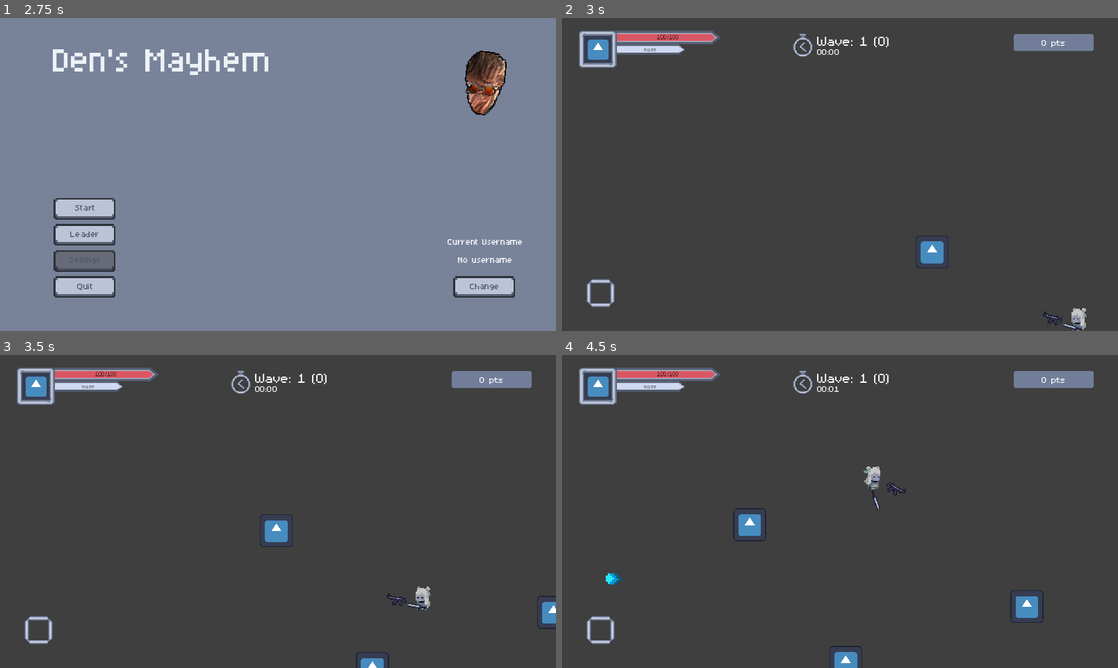
Above: before the commit, frames 1-4 (two rows, left to right).
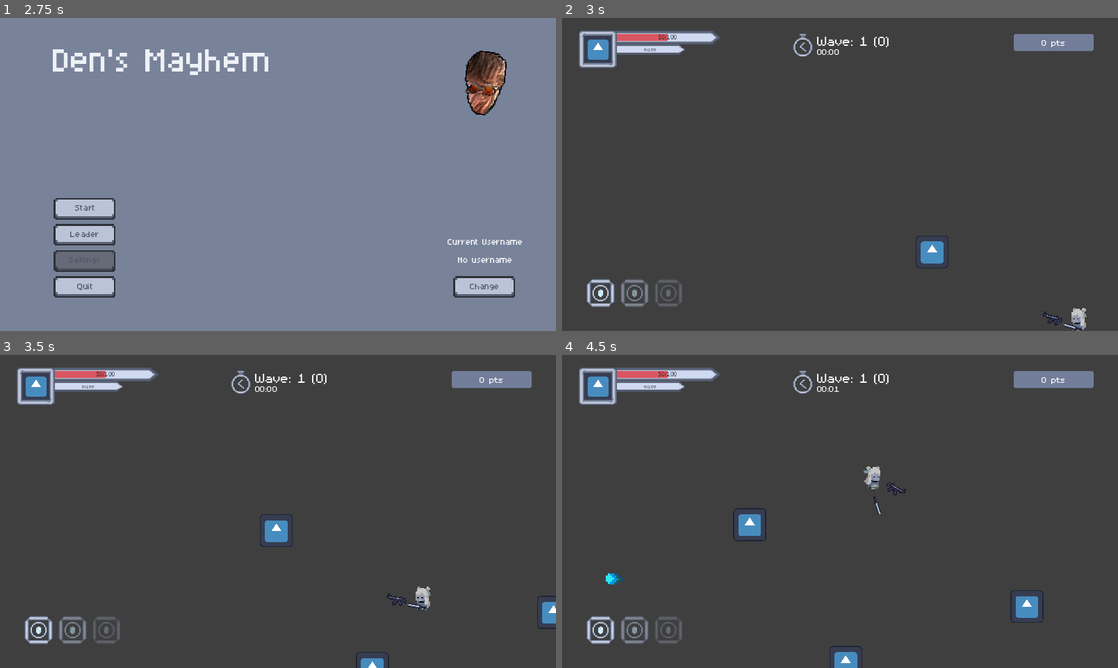
Above: after the commit, the same moments.

Repository: theneoxs/jam_game
Game: Godot game, scene res://Scenes/Start_screen.tscn
Two runs of this game, one before a commit and one after it. Both use one fixed random seed, a clock stepped at 60 frames per second and the inputs below. The engine's default icon, where the game draws it, is replaced by a stand-in: a white triangle on a blue panel in a dark square.
Inputs (mouse positions are in pixels of both pictures, inside the frame that each line leads up to):
- Up to frame 1 (2.75 s): tap Enter (ui_accept) at 0.5, 0.77, 1.52 s; move the mouse to (400, 158) at 0.52 s; hold Right (ui_right) 0.53-1.28 s; right-click (400, 158) at 0.6 s; move the mouse to (166, 190) at 1.27 s; hold Down (ui_down) 1.28-2.03 s; click (166, 190) at 1.35 s; move the mouse to (333, 105) at 2.02 s; hold Right (ui_right) from 2.03 s (still down); right-click (333, 105) at 2.1 s
- Up to frame 2 (3 s): release Right (ui_right) at 2.75 s; click "Start" at 2.75 s
- Up to frame 3 (3.5 s): no input
- Up to frame 4 (4.5 s): move the mouse to (812, 574) at 3.52 s; hold Up (ui_up) 3.53-4.28 s; click (812, 574) at 3.6 s; tap Enter (ui_accept) at 3.77 s; move the mouse to (1006, 558) at 4.27 s; hold Left (ui_left) from 4.28 s (still down); right-click (1006, 558) at 4.35 s

Frame 1 is identical in both runs. In frame 2, 0.6% of the frame differs, in the area x 5-28%, y 5-93%; in frame 3, 0.6%; in frame 4, 0.7%, in the area x 5-58%, y 5-93%.
Error in both runs: Invalid access to property or key 'player_identifier' on a base object of type 'Nil'. (res://net.gd:80)

Commit message:
Add first skill

Diff:
--- a/Battle/EnemyRelated/BaseEnemy.gd
+++ b/Battle/EnemyRelated/BaseEnemy.gd
@@ -45,5 +45,5 @@
 func _create():
 	pass
 
- #TODO _mutationOnTimer():
+#TODO _mutationOnTimer():
 	#pass
--- /dev/null
+++ b/Particles/heal_particle.gd
@@ -0,0 +1,10 @@
+extends GPUParticles2D
+
+
+# Called when the node enters the scene tree for the first time.
+func _ready():
+	emitting = true
+
+
+func _on_finished():
+	queue_free()
--- /dev/null
+++ b/Particles/heal_particle.tscn
@@ -0,0 +1,46 @@
+[gd_scene load_steps=6 format=3 uid="uid://1gmsnvhin06e"]
+
+[ext_resource type="Script" path="res://Particles/heal_particle.gd" id="1_vrukt"]
+
+[sub_resource type="CanvasItemMaterial" id="CanvasItemMaterial_rskt3"]
+particles_animation = true
+particles_anim_h_frames = 1
+particles_anim_v_frames = 1
+particles_anim_loop = false
+
+[sub_resource type="Gradient" id="Gradient_vbm40"]
+interpolation_color_space = 1
+offsets = PackedFloat32Array(0.213115, 1)
+colors = PackedColorArray(0.575526, 0, 0.187353, 1, 0.998636, 0.782472, 0.819597, 1)
+
+[sub_resource type="GradientTexture1D" id="GradientTexture1D_74o2q"]
+gradient = SubResource("Gradient_vbm40")
+
+[sub_resource type="ParticleProcessMaterial" id="ParticleProcessMaterial_e4kap"]
+particle_flag_disable_z = true
+emission_shape = 1
+emission_sphere_radius = 28.32
+angle_max = 695.7
+direction = Vector3(0, 0, 0)
+spread = 115.787
+orbit_velocity_max = 0.135
+radial_velocity_min = 85.05
+radial_velocity_max = 85.05
+gravity = Vector3(0, 0, 0)
+radial_accel_max = 15.73
+tangential_accel_max = 26.97
+scale_max = 5.39
+color = Color(0.984314, 0.556863, 0.52549, 1)
+color_ramp = SubResource("GradientTexture1D_74o2q")
+anim_speed_max = 4.49
+
+[node name="HealParticle" type="GPUParticles2D"]
+material = SubResource("CanvasItemMaterial_rskt3")
+emitting = false
+amount = 60
+process_material = SubResource("ParticleProcessMaterial_e4kap")
+one_shot = true
+explosiveness = 0.83
+script = ExtResource("1_vrukt")
+
+[connection signal="finished" from="." to="." method="_on_finished"]
--- a/Player/Player.gd
+++ b/Player/Player.gd
@@ -1,6 +1,6 @@
 extends CharacterBody2D
 
-var hp = 100
+var hp = 50
 var max_hp = 100
 
 const SPEED = 250.0
@@ -17,7 +17,11 @@
 
 func _ready():
 	anim_play.current_animation = "idle"
-	hp = max_hp
+	#hp = max_hp
+
+func show_hp():
+	get_parent().gui.set_max_hp_value(max_hp)
+	get_parent().gui.set_hp_value(hp)
 
 func _physics_process(delta):
 	var direction = Vector2()
--- a/Player/bullet.tscn
+++ b/Player/bullet.tscn
@@ -59,7 +59,7 @@
 tracks/0/interp = 1
 tracks/0/loop_wrap = true
 tracks/0/keys = {
-"times": PackedFloat32Array(0, 0.2, 0.4, 0.6, 0.721032),
+"times": PackedFloat32Array(0, 0.2, 0.4, 0.6, 0.8),
 "transitions": PackedFloat32Array(1, 1, 1, 1, 1),
 "update": 1,
 "values": [Vector2i(4, 1), Vector2i(1, 1), Vector2i(2, 1), Vector2i(3, 1), Vector2i(4, 1)]
--- a/Player/sword.gd
+++ b/Player/sword.gd
@@ -30,7 +30,7 @@
 			delta_move_coef = -0.1
 		move_coef += delta_move_coef*0.1
 		sprite.position = path_point.position
-		sprite.rotation_degrees = 45 - 90*path_point.progress_ratio
+		sprite.rotation_degrees = 45 - 90 * path_point.progress_ratio
 	if path_point.progress_ratio >= 0.9:
 		is_attacked = false
 		sprite.position = Vector2(10, 0)
@@ -44,3 +44,7 @@
 	sprite.rotation_degrees = 45
 	path_point.progress_ratio = 0
 	is_attacked = true
+
+func _on_area_2d_body_entered(body):
+	if body.name != "Player":
+		print(body.name)
--- a/Player/sword.tscn
+++ b/Player/sword.tscn
@@ -9,7 +9,7 @@
 
 [sub_resource type="Curve2D" id="Curve2D_5l67k"]
 _data = {
-"points": PackedVector2Array(0, 0, 0, 0, 19, 25, 0, 0, 0, 0, 33, 15, 0, 0, 0, 0, 39, 1, 0, 0, 0, 0, 31, -15, 0, 0, 0, 0, 22, -27)
+"points": PackedVector2Array(0, 0, 0, 0, 28, 35, 0, 0, 0, 0, 46, 19, 0, 0, 0, 0, 53, 1, 0, 0, 0, 0, 44, -18, 0, 0, 0, 0, 28, -35)
 }
 point_count = 5
 
@@ -21,9 +21,16 @@
 scale = Vector2(1.5375, 1.5375)
 texture = SubResource("AtlasTexture_2dyj0")
 
+[node name="Area2D" type="Area2D" parent="Sprite2D"]
+
+[node name="CollisionPolygon2D" type="CollisionPolygon2D" parent="Sprite2D/Area2D"]
+polygon = PackedVector2Array(-5.85366, 1.95122, -2.60163, 1.95122, 12.3577, 1.95122, 14.9593, 0, 12.3577, -1.95122, -2.60163, -1.95122, -5.85366, -1.95122)
+
 [node name="Path2D" type="Path2D" parent="."]
 curve = SubResource("Curve2D_5l67k")
 
 [node name="PathFollow2D" type="PathFollow2D" parent="Path2D"]
-position = Vector2(19, 25)
-rotation = -0.62025
+position = Vector2(28, 35)
+rotation = -0.726642
+
+[connection signal="body_entered" from="Sprite2D/Area2D" to="." method="_on_area_2d_body_entered"]
--- a/Scenes/GUI.gd
+++ b/Scenes/GUI.gd
@@ -22,7 +22,7 @@
 
 func set_hp_value(value):
 	HP_bar.value = value
-	HP_bar_text.text = "{value}/{max}".format({"value" : value, "max" : HP_bar.max_value})
+	HP_bar_text.text = "{value}/{max}".format({"value" : value if value <= HP_bar.max_value else HP_bar.max_value, "max" : HP_bar.max_value})
 
 func increase_hp_value(inc_value):
 	set_hp_value(HP_bar.value + inc_value)
--- a/Scenes/game.gd
+++ b/Scenes/game.gd
@@ -1,6 +1,7 @@
 extends Node2D
 
 var pause_mode = preload("res://Scenes/pause.tscn")
+var game_over = preload("res://Scenes/game_over.tscn")
 
 @onready var gui = $GUI
 @onready var camera = $Camera2D
@@ -10,6 +11,7 @@
 @onready var skill_list = $SkillList
 
 func _ready():
+	skill_list.link_player = player
 	gui.set_wave(session_data.wave, session_data.diff_modificator)
 	session_data.increace_score(0)
 	gui.set_max_hp_value(player.max_hp)
@@ -23,3 +25,8 @@
 	if Input.is_action_just_pressed("ui_cancel"):
 		add_child(pause_mode.instantiate())
 		get_tree().paused = true
+
+func game_over_mode():
+	var game_over_screen = game_over.instantiate()
+	add_child(game_over_screen)
+	game_over_screen.get_data(session_data.user_score)
--- /dev/null
+++ b/Scenes/game_over.gd
@@ -0,0 +1,9 @@
+extends CanvasLayer
+
+@onready var score_text = $TextureRect/ScoreText
+@onready var nickname_text = $TextureRect/NickName
+
+func get_data(score):
+	score_text.text = str(score) + " pts"
+	nickname_text.text = Global.user_name
+	Net.update_data(Global.user_name, score)
--- /dev/null
+++ b/Scenes/game_over.tscn
@@ -0,0 +1,195 @@
+[gd_scene load_steps=7 format=3 uid="uid://krlqmlpav40x"]
+
+[ext_resource type="Script" path="res://Scenes/game_over.gd" id="1_bj6ps"]
+[ext_resource type="Texture2D" uid="uid://dcek8l4n6dqt4" path="res://Res/menu frame.png" id="1_h16yx"]
+[ext_resource type="FontFile" uid="uid://bnimycfhliitt" path="res://Res/aseprite-remix.ttf" id="2_ahesh"]
+[ext_resource type="Texture2D" uid="uid://co7ipp52uimuv" path="res://Res/button.png" id="3_fb7bd"]
+[ext_resource type="Texture2D" uid="uid://dxy7aus7y5qft" path="res://Res/button pressed.png" id="4_ek5ic"]
+[ext_resource type="Texture2D" uid="uid://dqn2gna42tmyb" path="res://Res/button hover.png" id="5_qn283"]
+
+[node name="GameOver" type="CanvasLayer"]
+script = ExtResource("1_bj6ps")
+
+[node name="ColorRect" type="ColorRect" parent="."]
+anchors_preset = 15
+anchor_right = 1.0
+anchor_bottom = 1.0
+grow_horizontal = 2
+grow_vertical = 2
+color = Color(0, 0, 0, 0.509804)
+
+[node name="TextureRect" type="TextureRect" parent="."]
+anchors_preset = 8
+anchor_left = 0.5
+anchor_top = 0.5
+anchor_right = 0.5
+anchor_bottom = 0.5
+offset_left = -375.0
+offset_top = -286.0
+offset_right = 375.0
+offset_bottom = 286.0
+grow_horizontal = 2
+grow_vertical = 2
+texture = ExtResource("1_h16yx")
+
+[node name="Label2" type="Label" parent="TextureRect"]
+layout_mode = 1
+anchors_preset = 8
+anchor_left = 0.5
+anchor_top = 0.5
+anchor_right = 0.5
+anchor_bottom = 0.5
+offset_left = -87.0
+offset_top = -191.0
+offset_right = 87.0
+offset_bottom = -149.0
+grow_horizontal = 2
+grow_vertical = 2
+theme_override_colors/font_color = Color(0, 0, 0, 1)
+theme_override_fonts/font = ExtResource("2_ahesh")
+theme_override_font_sizes/font_size = 41
+text = "Game Over"
+horizontal_alignment = 1
+vertical_alignment = 1
+
+[node name="Label" type="Label" parent="TextureRect"]
+layout_mode = 1
+anchors_preset = 8
+anchor_left = 0.5
+anchor_top = 0.5
+anchor_right = 0.5
+anchor_bottom = 0.5
+offset_left = -128.0
+offset_top = -114.0
+offset_right = 128.0
+offset_bottom = -80.0
+grow_horizontal = 2
+grow_vertical = 2
+theme_override_colors/font_color = Color(0.313726, 0.345098, 0.415686, 1)
+theme_override_fonts/font = ExtResource("2_ahesh")
+theme_override_font_sizes/font_size = 21
+text = "Your score:"
+horizontal_alignment = 1
+vertical_alignment = 1
+
+[node name="ScoreText" type="Label" parent="TextureRect"]
+layout_mode = 1
+anchors_preset = 8
+anchor_left = 0.5
+anchor_top = 0.5
+anchor_right = 0.5
+anchor_bottom = 0.5
+offset_left = -128.0
+offset_top = -76.0
+offset_right = 128.0
+offset_bottom = -42.0
+grow_horizontal = 2
+grow_vertical = 2
+theme_override_colors/font_color = Color(0.313726, 0.345098, 0.415686, 1)
+theme_override_fonts/font = ExtResource("2_ahesh")
+text = "1648745 pts"
+horizontal_alignment = 1
+vertical_alignment = 1
+
+[node name="Label3" type="Label" parent="TextureRect"]
+layout_mode = 1
+anchors_preset = 8
+anchor_left = 0.5
+anchor_top = 0.5
+anchor_right = 0.5
+anchor_bottom = 0.5
+offset_left = -128.0
+offset_top = -24.0
+offset_right = 128.0
+offset_bottom = 10.0
+grow_horizontal = 2
+grow_vertical = 2
+theme_override_colors/font_color = Color(0.313726, 0.345098, 0.415686, 1)
+theme_override_fonts/font = ExtResource("2_ahesh")
+theme_override_font_sizes/font_size = 21
+text = "Your nickname:"
+horizontal_alignment = 1
+vertical_alignment = 1
+
+[node name="NickName" type="Label" parent="TextureRect"]
+layout_mode = 1
+anchors_preset = 8
+anchor_left = 0.5
+anchor_top = 0.5
+anchor_right = 0.5
+anchor_bottom = 0.5
+offset_left = -128.0
+offset_top = 14.0
+offset_right = 128.0
+offset_bottom = 48.0
+grow_horizontal = 2
+grow_vertical = 2
+theme_override_colors/font_color = Color(0.313726, 0.345098, 0.415686, 1)
+theme_override_fonts/font = ExtResource("2_ahesh")
+text = "%user_name%"
+horizontal_alignment = 1
+vertical_alignment = 1
+
+[node name="ExitBtn" type="TextureButton" parent="TextureRect"]
+custom_minimum_size = Vector2(150, 50)
+layout_mode = 1
+anchors_preset = 8
+anchor_left = 0.5
+anchor_top = 0.5
+anchor_right = 0.5
+anchor_bottom = 0.5
+offset_left = -75.0
+offset_top = 135.0
+offset_right = 75.0
+offset_bottom = 185.0
+grow_horizontal = 2
+grow_vertical = 2
+texture_normal = ExtResource("3_fb7bd")
+texture_pressed = ExtResource("4_ek5ic")
+texture_hover = ExtResource("5_qn283")
+stretch_mode = 6
+
+[node name="Label" type="Label" parent="TextureRect/ExitBtn"]
+layout_mode = 1
+anchors_preset = 15
+anchor_right = 1.0
+anchor_bottom = 1.0
+grow_horizontal = 2
+grow_vertical = 2
+theme_override_colors/font_color = Color(0.313726, 0.345098, 0.415686, 1)
+theme_override_fonts/font = ExtResource("2_ahesh")
+text = "Exit"
+horizontal_alignment = 1
+vertical_alignment = 1
+
+[node name="RestartBtn" type="TextureButton" parent="TextureRect"]
+custom_minimum_size = Vector2(150, 50)
+layout_mode = 1
+anchors_preset = 8
+anchor_left = 0.5
+anchor_top = 0.5
+anchor_right = 0.5
+anchor_bottom = 0.5
+offset_left = -75.0
+offset_top = 81.0
+offset_right = 75.0
+offset_bottom = 131.0
+grow_horizontal = 2
+grow_vertical = 2
+texture_normal = ExtResource("3_fb7bd")
+texture_pressed = ExtResource("4_ek5ic")
+texture_hover = ExtResource("5_qn283")
+stretch_mode = 6
+
+[node name="Label" type="Label" parent="TextureRect/RestartBtn"]
+layout_mode = 1
+anchors_preset = 15
+anchor_right = 1.0
+anchor_bottom = 1.0
+grow_horizontal = 2
+grow_vertical = 2
+theme_override_colors/font_color = Color(0.313726, 0.345098, 0.415686, 1)
+theme_override_fonts/font = ExtResource("2_ahesh")
+text = "Restart"
+horizontal_alignment = 1
+vertical_alignment = 1
--- a/Skills/skill_1.gd
+++ b/Skills/skill_1.gd
@@ -1,4 +1,18 @@
 extends skill_class
 
+var heal_part = preload("res://Particles/heal_particle.tscn")
+
+func _ready():
+	set_data({
+		"name_skill" : "Heal",
+		"type_skill" : 1,
+		"image_skill" : "res://Res/skill.png",
+		"description_skill" : "Healself"
+	})
+
 func release():
-	return "Это первый скил, бдыщ!"
+	var heal = heal_part.instantiate()
+	heal.global_position = get_parent().link_player.global_position
+	add_child(heal)
+	get_parent().link_player.hp += 10
+	get_parent().link_player.show_hp()
--- a/project.godot
+++ b/project.godot
@@ -77,6 +77,11 @@
 "events": [Object(InputEventMouseButton,"resource_local_to_scene":false,"resource_name":"","device":-1,"window_id":0,"a …(258 unchanged characters)…
 ]
 }
+skill_pressed={
+"deadzone": 0.5,
+"events": [Object(InputEventKey,"resource_local_to_scene":false,"resource_name":"","device":-1,"window_id":0,"alt_pressed":false,"shift_pressed":false,"ctrl_pressed":false,"meta_pressed":false,"pressed":false,"keycode":0,"physical_keycode":69,"key_label":0,"unicode":101,"echo":false,"script":null)
+]
+}
 
 [rendering]
 
--- a/skill_list.gd
+++ b/skill_list.gd
@@ -1,9 +1,21 @@
 extends Node
+
+var link_player = null
 
 var skill_list_queue = []
 
 func _ready():
 	randomize()
+	skill_list_queue.append($Skill1)
+	skill_list_queue.append($Skill1)
+	skill_list_queue.append($Skill1)
+	skill_list_queue.append($Skill1)
+
+func _process(delta):
+	if Input.is_action_just_pressed("skill_pressed"):
+		if len(skill_list_queue) > 0:
+			release_first_skill().release()
+			get_parent().gui.change_skill(skill_list_queue.slice(0, 3))
 
 #Добавляет скилл в очередь
 func add_skill(skill : skill_class):
Not shown: 1 places in Scenes/change_username.tscn that only renumber resources
Not shown: 1 places in Scenes/pause.tscn that only renumber resources
